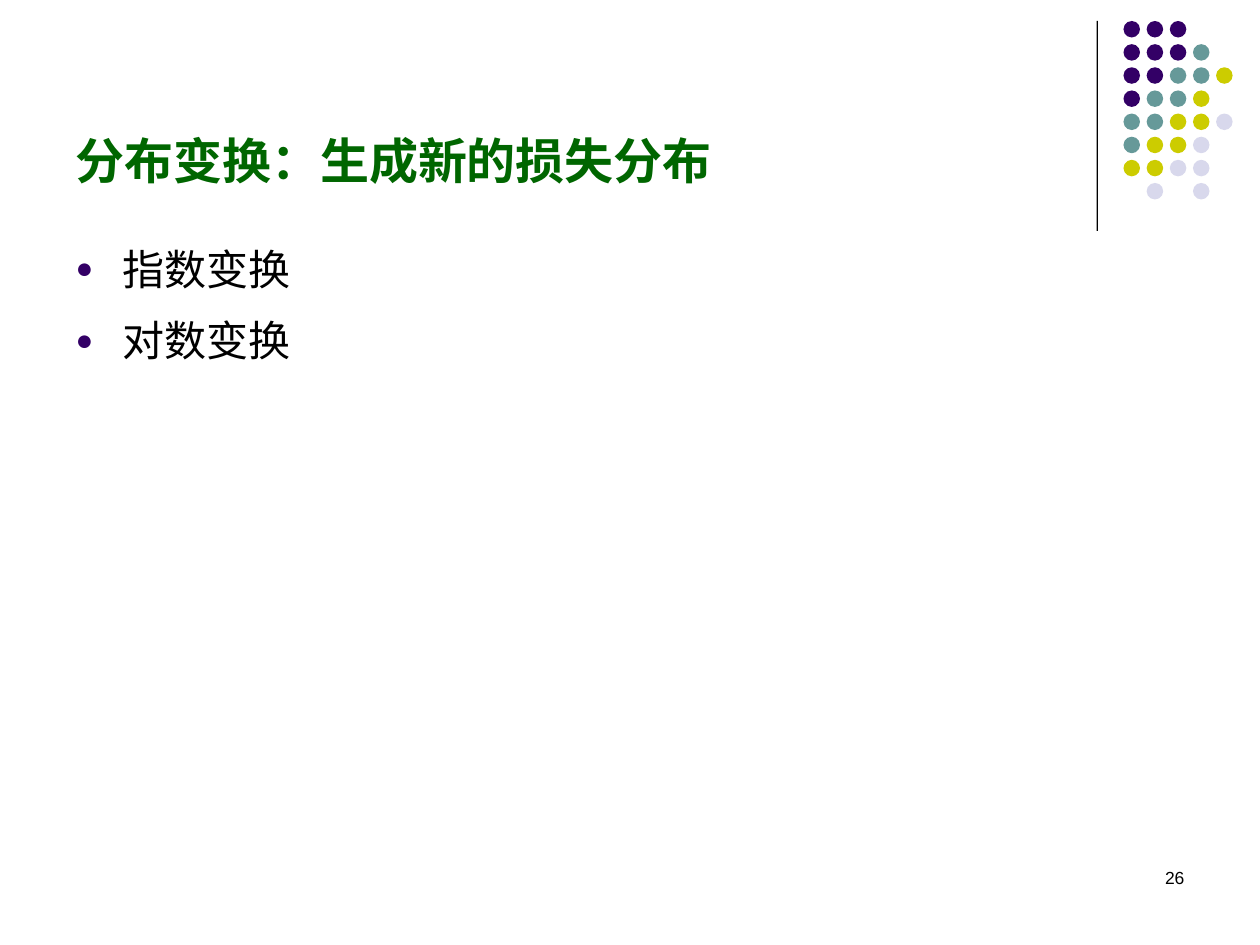
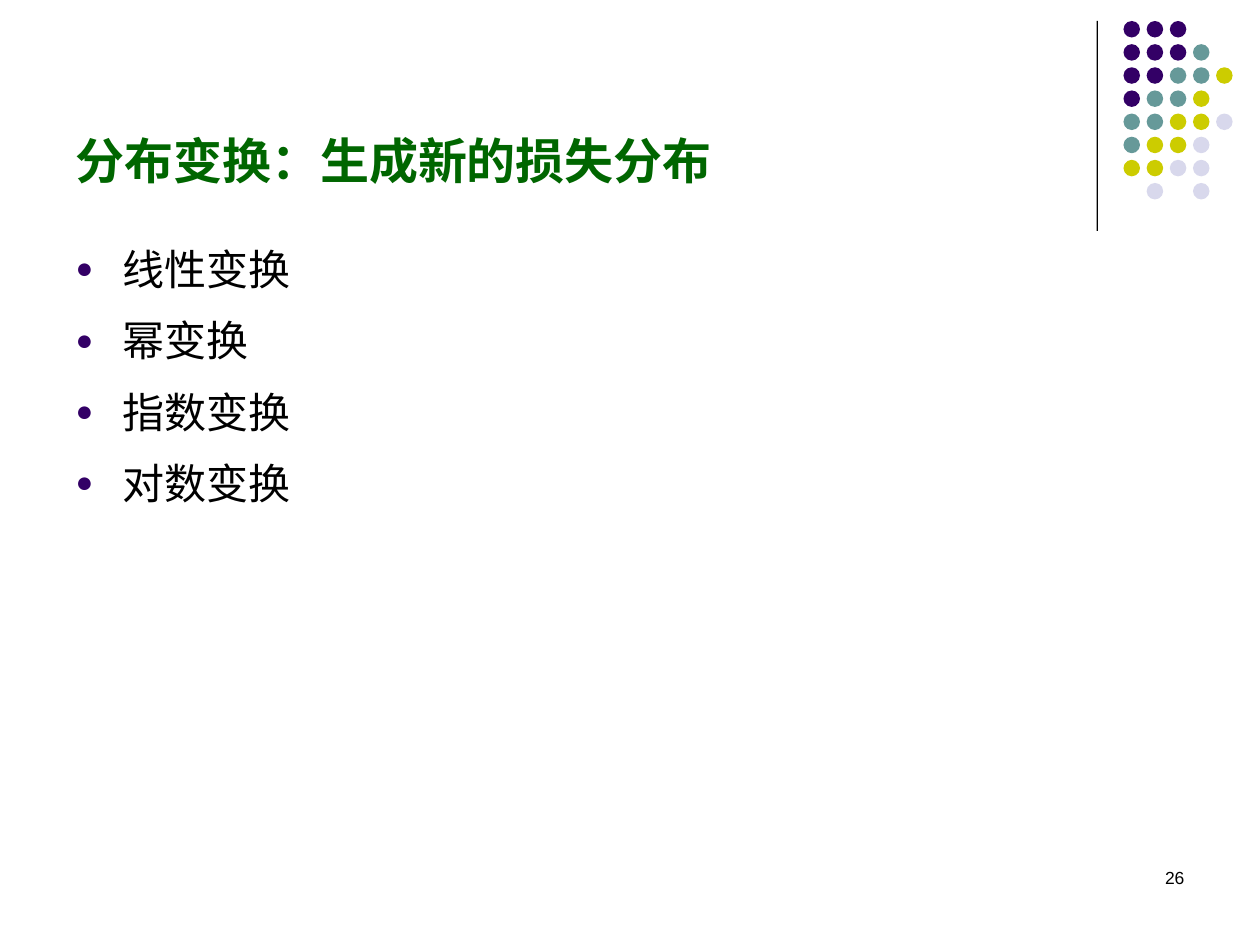
Before and after one commit to Francisor/Non-life-Insurance-Actuarial-Science, a slide deck: slide 26 of Lectures/Week 3 - 损失金额模型.pptx. Drawn at 1260x945 pixels with LibreOffice and Linux fonts; fonts in the diff are those of the drawing. Boxes give left, top, right and bottom in pixels: in the first picture for what was removed or moved away, otherwise in the second. Text is boxed around its words. In the diff, an @@ line names an element or a change of style, - is before the commit and + after.

```diff
--- a/Lectures/Week 3 - 损失金额模型.pptx
+++ b/Lectures/Week 3 - 损失金额模型.pptx
@@ text at [123,249,291,360]: paragraphs added @@
+● 线性变换
+● 幂变换
```
Also in this commit, not shown: 13 other slides changed, 10 slides added, 5 slides removed, 1 other file.
